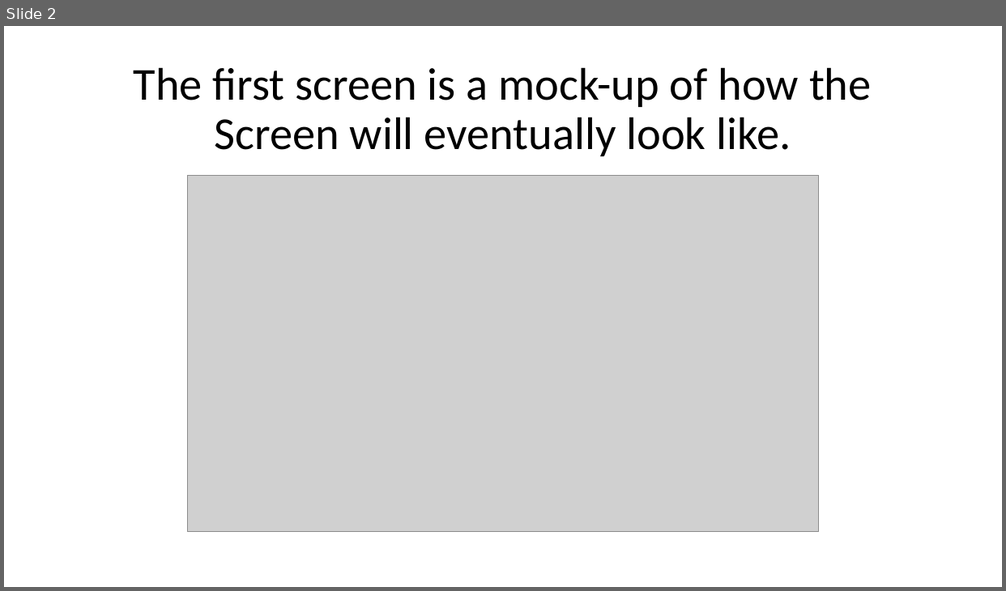
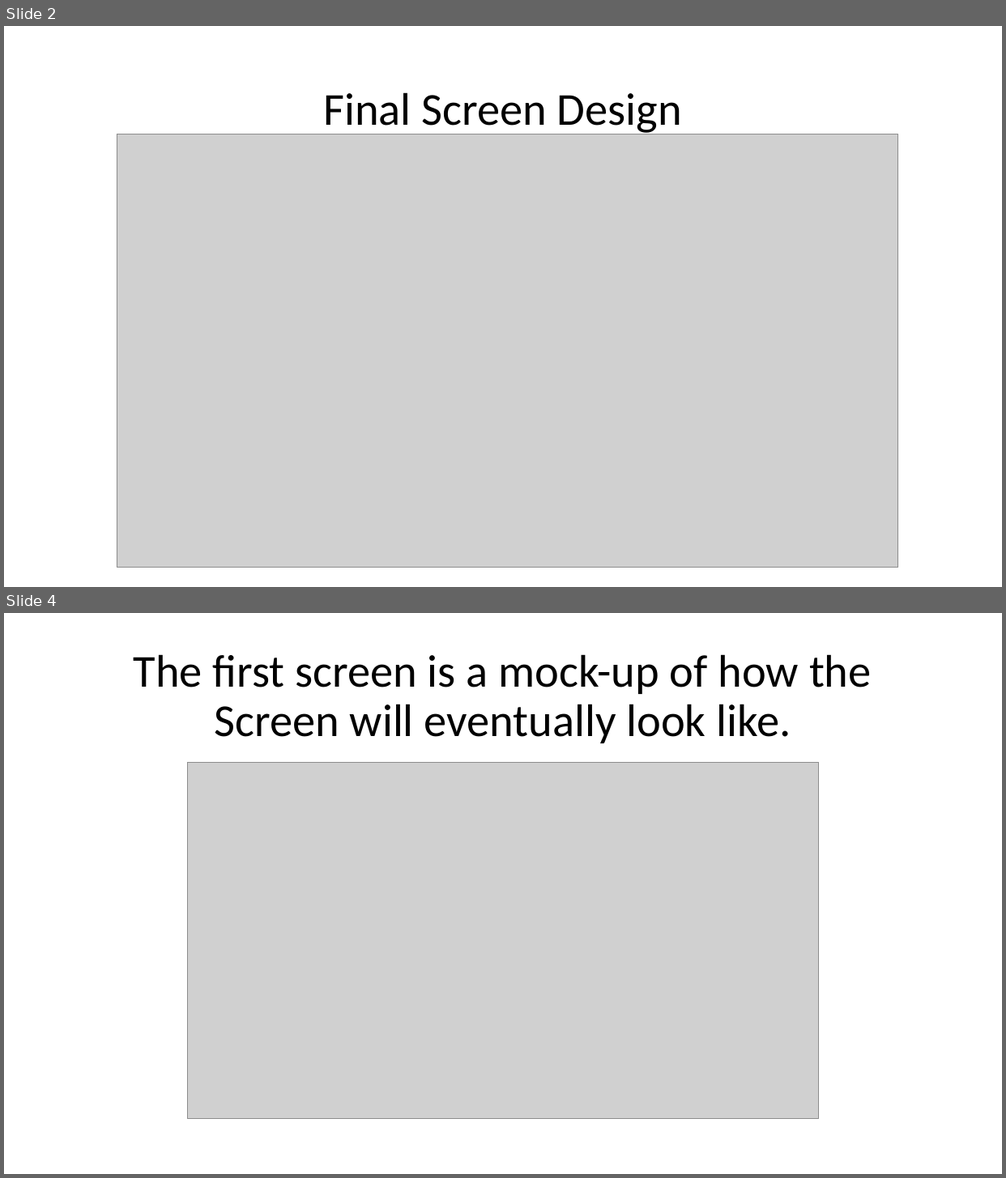
Before and after one commit to kkaunda/mra, a slide deck: MRA/Deliverables/MRATaxpayerApp-SCREEN-DESIGNS-AND-MENUS.pptx. Shown one above the other, each under a label of ours: slide 2 before the commit, slides 2 and 4 after it; the slides between them are not shown. The pictures are 1006x591 and 1006x1178 pixels, drawn with LibreOffice and Linux fonts; fonts in the diff are those of the drawing; grey boxes stand for pictures. Boxes give left, top, right and bottom in pixels: in the first picture for what was removed or moved away, otherwise in the second. Text is boxed around its words. In the diff, an @@ line names an element or a change of style, - is before the commit and + after.

```diff
--- a/MRA/Deliverables/MRATaxpayerApp-SCREEN-DESIGNS-AND-MENUS.pptx
+++ b/MRA/Deliverables/MRATaxpayerApp-SCREEN-DESIGNS-AND-MENUS.pptx
@@ slide 2 added at <box>4,26,1002,587</box>, background #FFFFFF @@
@@ title added at <box>323,92,682,135</box>, 44 pt, text #000000 @@
+Final Screen Design
@@ picture added at <box>117,134,898,567</box> @@
@@ what was slide 2 is now slide 4 @@
```
Also in this commit, not shown: 1 slide changed, 1 other slide added, 24 other files.
